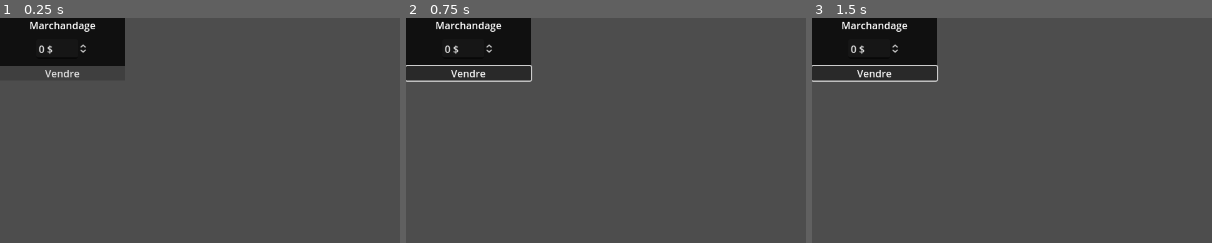
Above: before the commit, frames 1-3 (left to right).
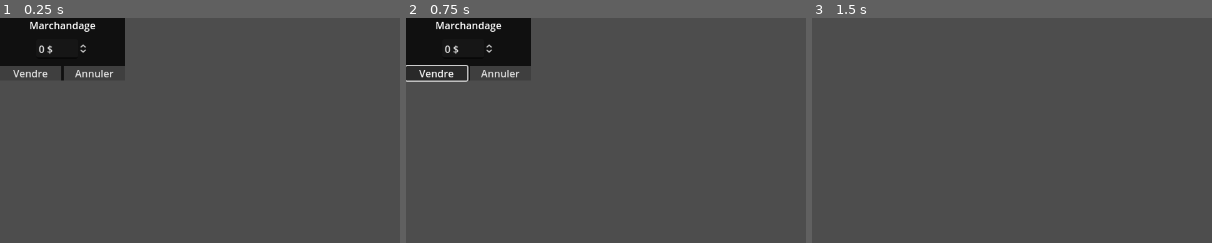
Above: after the commit, the same moments.

Repository: Ranger1986/jeuserieux
Game: Godot game, scene res://Scene/marchandage.tscn
Two runs of this game, one before a commit and one after it. Both use one fixed random seed, a clock stepped at 60 frames per second and the inputs below. This scene is started directly instead of the project's main scene.
Inputs (mouse positions are % of the whole screen's width and height, from its top left):
- Up to frame 1 (0.25 s): no input
- Up to frame 2 (0.75 s): click "Vendre" at 0.5 s
- Up to frame 3 (1.5 s): click (12, 12) at 1.25 s, where only the run after the commit has a clickable "Annuler"
The pictures show only the part of the screen within x 0-50%, y 0-50%; the shares and areas given below are measured in that part.

The runs differ from the first frame. In frame 1, 0.5% of the frame differs, in the area x 3-29%, y 21-28%; in frame 2, 0.8%; in frame 3, 8.7%, in the area x 0-32%, y 0-29%.
Error before the commit: Invalid access to property or key 'budget' on a base object of type 'Nil'. (res://Scripts/marchandage.gd:25)
Error after the commit: Invalid access to property or key 'budget' on a base object of type 'Nil'. (res://Scripts/marchandage.gd:26)

Commit message:
fix: marchandage

Diff:
--- a/Scene/marchandage.tscn
+++ b/Scene/marchandage.tscn
@@ -45,7 +45,17 @@
 update_on_text_changed = true
 suffix = "$"
 
-[node name="Button" type="Button" parent="ColorRect/VBoxContainer"]
+[node name="HBoxContainer" type="HBoxContainer" parent="ColorRect/VBoxContainer"]
 layout_mode = 2
+
+[node name="SellButton" type="Button" parent="ColorRect/VBoxContainer/HBoxContainer"]
+layout_mode = 2
+size_flags_horizontal = 3
 theme_override_styles/normal = SubResource("StyleBoxFlat_pflsl")
 text = "Vendre"
+
+[node name="BackButton" type="Button" parent="ColorRect/VBoxContainer/HBoxContainer"]
+layout_mode = 2
+size_flags_horizontal = 3
+theme_override_styles/normal = SubResource("StyleBoxFlat_pflsl")
+text = "Annuler"
--- a/Scripts/marchandage.gd
+++ b/Scripts/marchandage.gd
@@ -2,11 +2,12 @@
 
 var item : Item
 var priceControl : SpinBox
-signal sell_end_signal(item: StoreItem, prix: int)
+signal sell_end_signal(prix: int)
 # Called when the node enters the scene tree for the first time.
 func _ready() -> void:
 	priceControl = find_child("SpinBox")
-	find_child("Button").pressed.connect(self.end_sell)
+	find_child("SellButton").pressed.connect(self.end_sell)
+	find_child("BackButton").pressed.connect(self.annulation)
 
 
 	pass # Replace with function body.
@@ -23,5 +24,9 @@
 
 func end_sell()->void:
 	if (Foyer.foyer_cible.budget>priceControl.value) :
-		emit_signal("sell_end_signal", item, priceControl.value)
+		emit_signal("sell_end_signal", priceControl.value)
 		self.queue_free()
+
+func annulation()->void:
+	StoreItem.item_cible = null
+	self.queue_free()
--- a/Scripts/start.gd
+++ b/Scripts/start.gd
@@ -30,7 +30,7 @@
 		instance.owner=self
 		instance.connect("sell_signal", Callable(self, "_on_sell"))
 		instance.connect("stock_signal", Callable(self, "_on_stock"))
-
+	StoreItem.item_cible=null;
 
 
 func display_foyer():
@@ -76,19 +76,19 @@
 	var cible = Foyer.get_foyer_cible()
 	cible.display_info()
 
-func _end_sell(item: Item, price:int):
+func _end_sell(price:int):
 	# DEBUG
-	if (item == null):
+	if (StoreItem.item_cible == null):
 		print("Item is null, cannot proceed with the sale.")
 		return
 	# FIN DEBUG
 	print("Avant : " + str(Foyer.foyer_cible.bonheur))
 	# Foyer.foyer_cible.bonheur = min(max(Foyer.foyer_cible.bonheur + (item.priceStock-price )/item.priceStock * 100,0),100)
-	Foyer.foyer_cible.luminosite = max(Foyer.foyer_cible.luminosite - item.lumProt, 0) # Update des lumières
-	Foyer.foyer_cible.luminosite = min(Foyer.foyer_cible.luminosite - item.lumProt, 100) # Update des lumières
+	Foyer.foyer_cible.luminosite = max(Foyer.foyer_cible.luminosite - StoreItem.item_cible.item.lumProt, 0) # Update des lumières
+	Foyer.foyer_cible.luminosite = min(Foyer.foyer_cible.luminosite - StoreItem.item_cible.item.lumProt, 100) # Update des lumières
 
-	Foyer.foyer_cible.son = max(Foyer.foyer_cible.son - item.noiseProt, 0) # Update des sons
-	Foyer.foyer_cible.son = min(Foyer.foyer_cible.son - item.noiseProt, 100) # Update des sons
+	Foyer.foyer_cible.son = max(Foyer.foyer_cible.son - StoreItem.item_cible.item.noiseProt, 0) # Update des sons
+	Foyer.foyer_cible.son = min(Foyer.foyer_cible.son - StoreItem.item_cible.item.noiseProt, 100) # Update des sons
 
 	Foyer.foyer_cible.bonheur = Foyer.foyer_cible.bonheur + (Foyer.foyer_cible.luminosite + Foyer.foyer_cible.son) / 2
 	Foyer.foyer_cible.bonheur = (int)(max(Foyer.foyer_cible.bonheur, 0))
@@ -99,6 +99,10 @@
 	Foyer.foyer_cible.budget -= price
 	budget_player+=price
 
+	StoreItem.item_cible.stockAmount-=1
+	StoreItem.item_cible.display()
+	StoreItem.item_cible = null
+
 func _input(event):
 	if event is InputEventKey and event.pressed and event.keycode == KEY_ESCAPE:
 		get_tree().change_scene_to_file("res://Scene/options_mainFrame.tscn")
--- a/Scripts/store_item.gd
+++ b/Scripts/store_item.gd
@@ -1,10 +1,11 @@
 class_name StoreItem
 extends Control
+
+static var item_cible : StoreItem
 
 var item: Item
 
 var stockAmount: int
-
 var image: TextureRect
 var icone_power_light: TextureRect
 var icone_power_sound: TextureRect
@@ -65,8 +66,12 @@
 func display():
 	name_desc.text = item.nom + ":\n"
 	stock_price.text = str(item.priceStock) + "$\nx" + str(stockAmount)
+
 func sell():
-	emit_signal("sell_signal", self)
+	if item_cible == null:
+		item_cible = self
+		emit_signal("sell_signal", self)
+		return
 
 func stock():
 	emit_signal("stock_signal", self)
